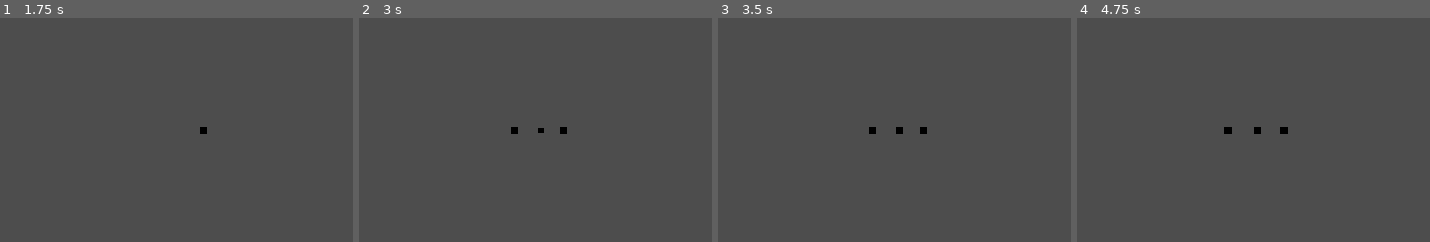
Above: before the commit, frames 1-4 (left to right).
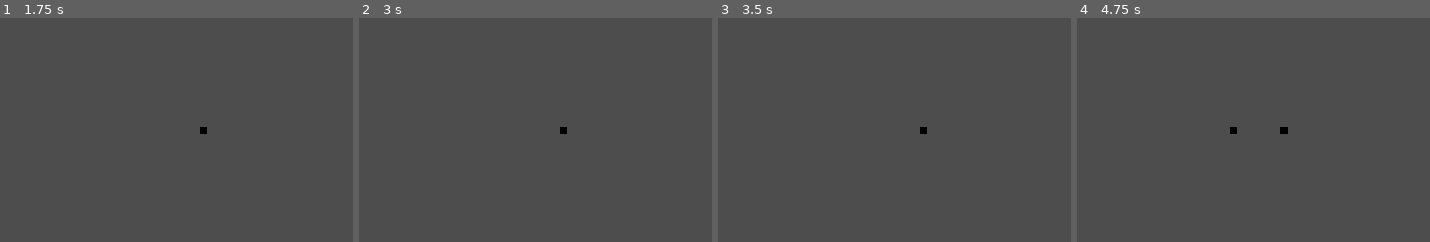
Above: after the commit, the same moments.

Repository: JulesFouchy/ATTENTION-CACTUS-DEVANT
Game: Godot game, scene res://Scenes/level.tscn
Same seed, same stepped clock (60 frames per second), same inputs: the game is played once before the commit and once after it.
Inputs:
- Up to frame 1 (1.75 s): no input
- Up to frame 2 (3 s): tap Enter at 2 s; tap Space at 2.75 s
- Up to frame 3 (3.5 s): no input
- Up to frame 4 (4.75 s): tap Enter at 3.5 s; tap Space at 4.25 s
The pictures show only the part of the screen within x 30-80%, y 25-75%; the shares and areas given below are measured in that part.

Frame 1 is identical in both runs. In frame 2, 0.1% of the frame differs, in the area x 43-53%, y 48-52%; in frame 3, 0.1%; in frame 4, 0.2%, in the area x 41-53%, y 48-52%.

Commit message:
[level] Add spawn probability

Diff:
--- a/Scripts/level.gd
+++ b/Scripts/level.gd
@@ -6,6 +6,7 @@
 @export var y_spawn : float = 10.
 @export var TimeInSeconds : float = 1.
 @export var max_obstacles : int = 20
+@export var spawn_probability : float = 0.1
 
 var obstacle_count : int = 0
 
@@ -21,7 +22,7 @@
 	$Timer.start(TimeInSeconds)
 
 func _on_timer_timeout():
-	if obstacle_count < max_obstacles :
+	if obstacle_count < max_obstacles && randf() < spawn_probability :
 		spawn_obstacle()
 
 func _on_obstacle_destroyed():
